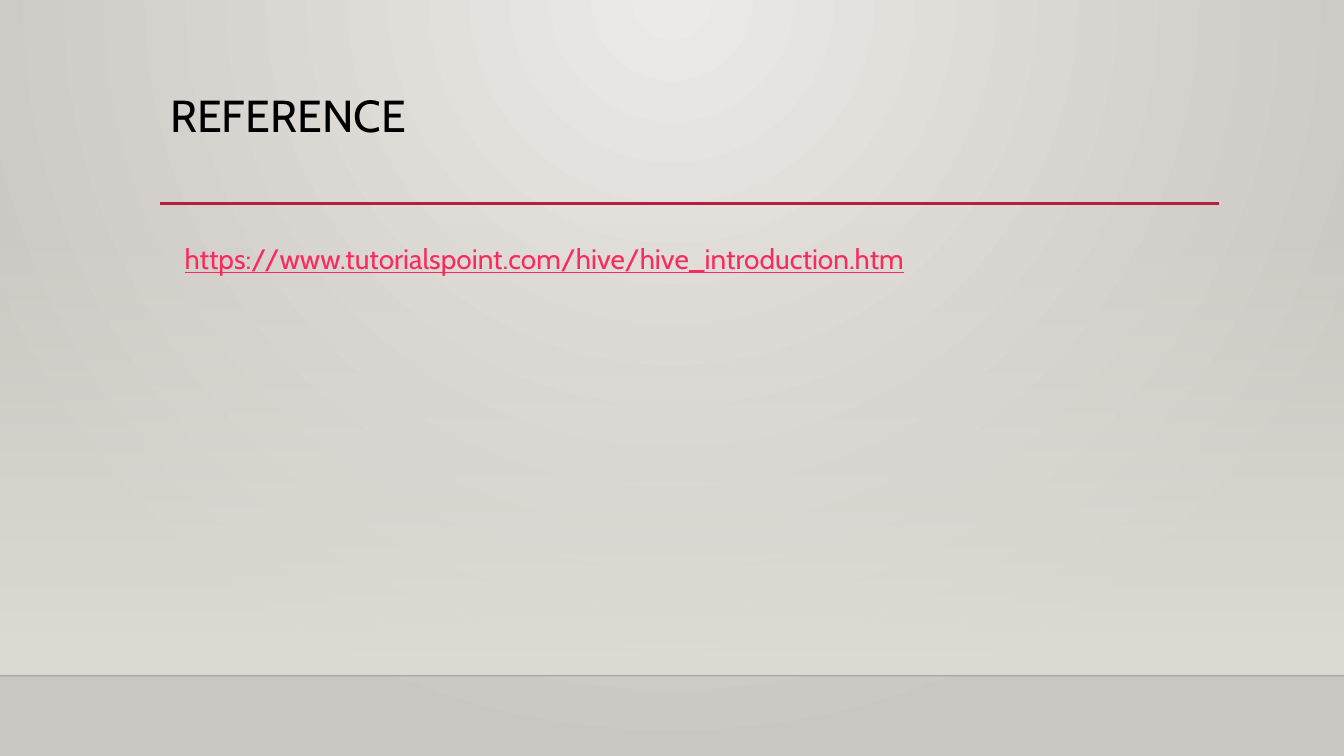
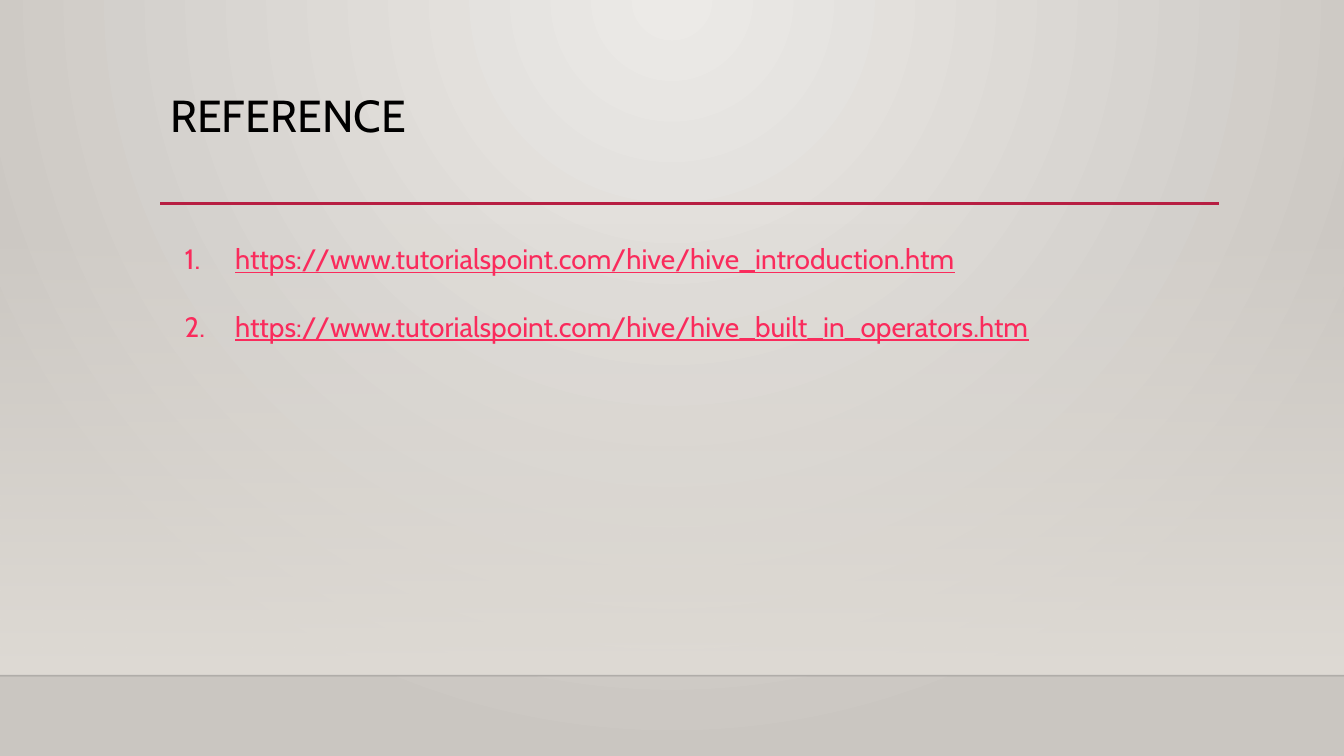
Before and after one commit to anveshrokanlawar/workshop-hive, a slide deck: slide 18 of Hive presentation.pptx. Drawn at 1344x756 pixels with LibreOffice and Linux fonts; fonts in the diff are those of the drawing; background and template pictures are left out. Boxes give left, top, right and bottom in pixels: in the first picture for what was removed or moved away, otherwise in the second. Text is boxed around its words. In the diff, an @@ line names an element or a change of style, - is before the commit and + after.

```diff
--- a/Hive presentation.pptx
+++ b/Hive presentation.pptx
@@ text at bbox=[235, 248, 954, 276]: bullet none to 1. @@
@@ text at bbox=[235, 316, 1028, 343]: paragraph added @@
+2. https://www.tutorialspoint.com/hive/hive_built_in_operators.htm
```
Also in this commit, not shown: 1 other slide changed.
